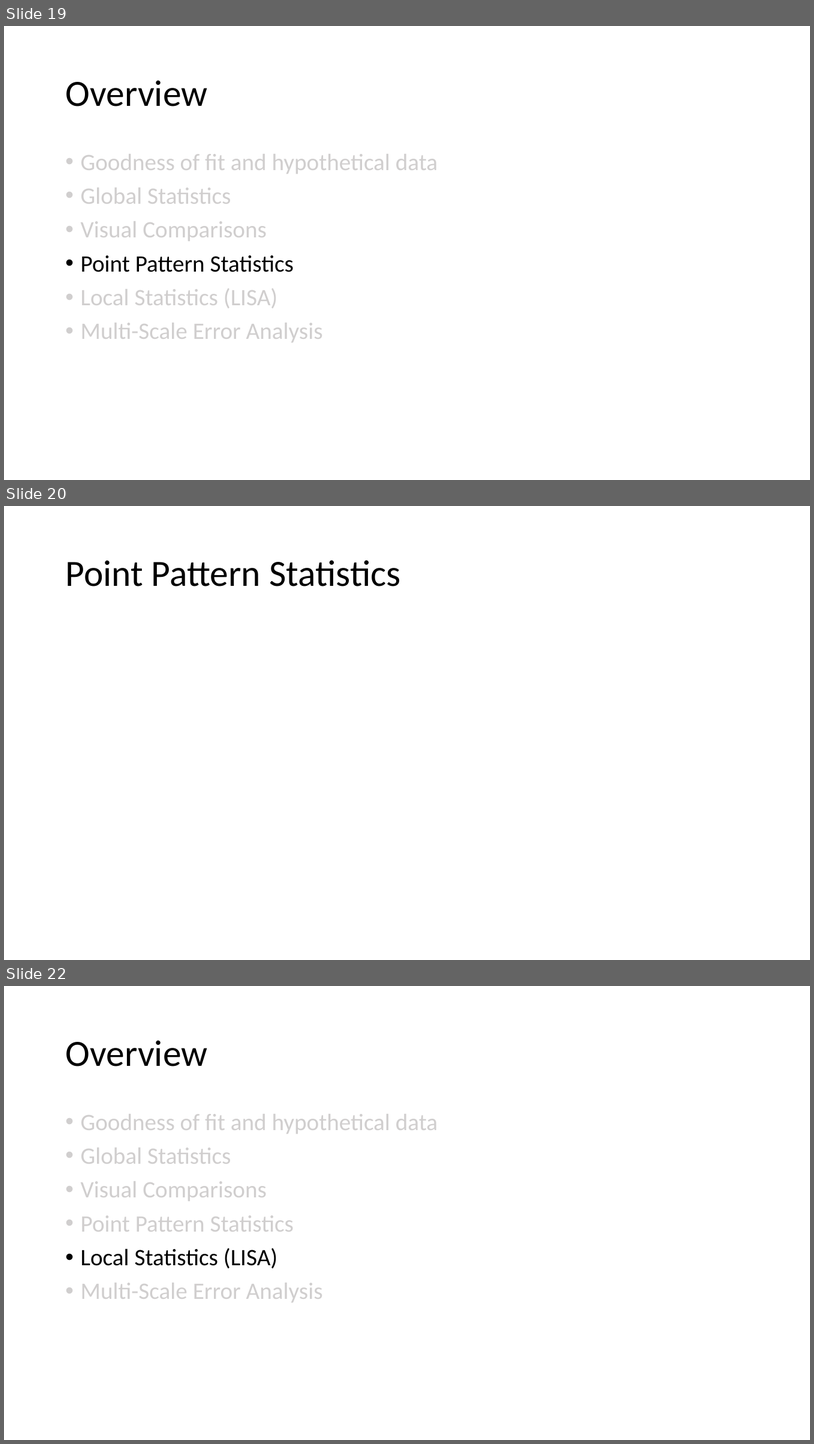
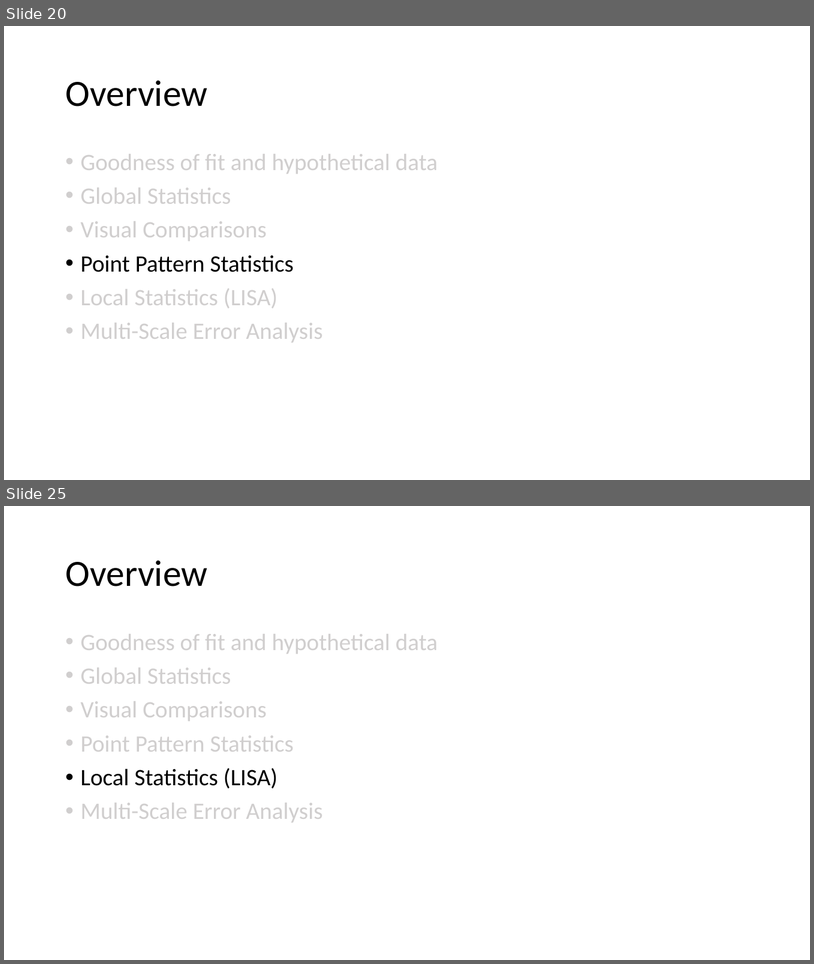
Before and after one commit to abmgis/abmgis, a slide deck: Chapter09-SpatialStatistics/Chapter9.pptx. Shown one above the other, each under a label of ours: slides 19, 20 and 22 before the commit, slides 20 and 25 after it; the slides between them are not shown. The pictures are 814x1444 and 814x964 pixels, drawn with LibreOffice and Linux fonts; fonts in the diff are those of the drawing. Boxes give left, top, right and bottom in pixels: in the first picture for what was removed or moved away, otherwise in the second. Text is boxed around its words. In the diff, an @@ line names an element or a change of style, - is before the commit and + after.

```diff
--- a/Chapter09-SpatialStatistics/Chapter9.pptx
+++ b/Chapter09-SpatialStatistics/Chapter9.pptx
@@ slide 20 removed at (x1=4, y1=506, x2=810, y2=960), background #FFFFFF @@
@@ title removed at (x1=65, y1=560, x2=401, y2=586) @@
-Point Pattern Statistics
@@ what was slide 19 is now slide 20 @@
@@ what was slide 22 is now slide 25 @@
```
Also in this commit, not shown: 6 slides added, 2 other slides removed, 10 other files.
